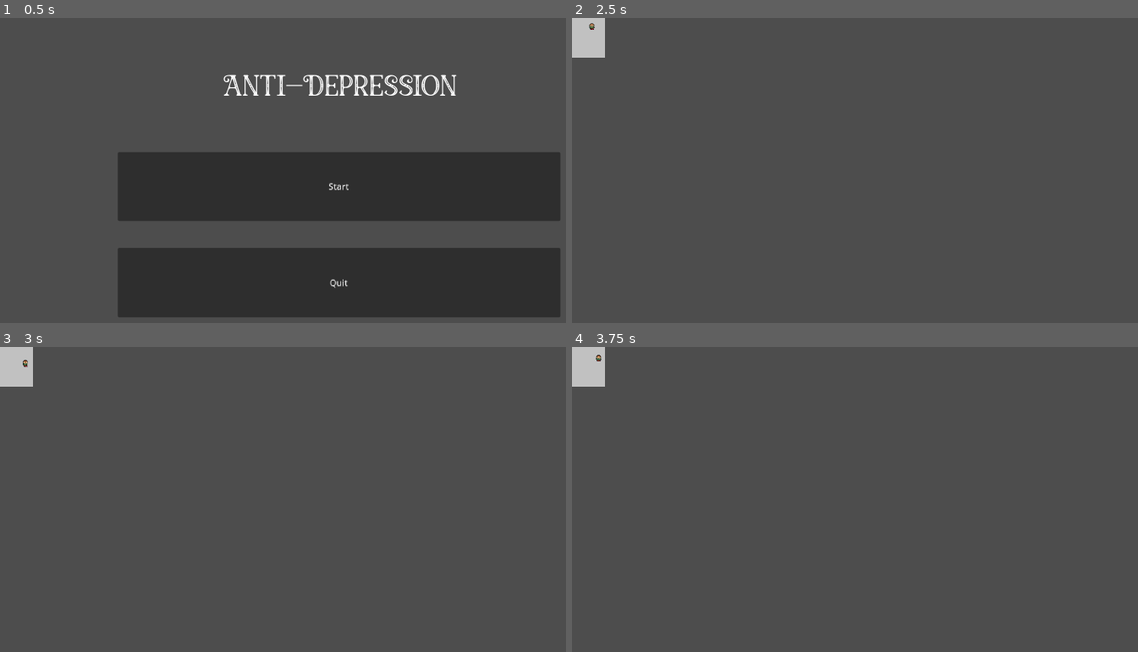
Above: before the commit, frames 1-4 (two rows, left to right).
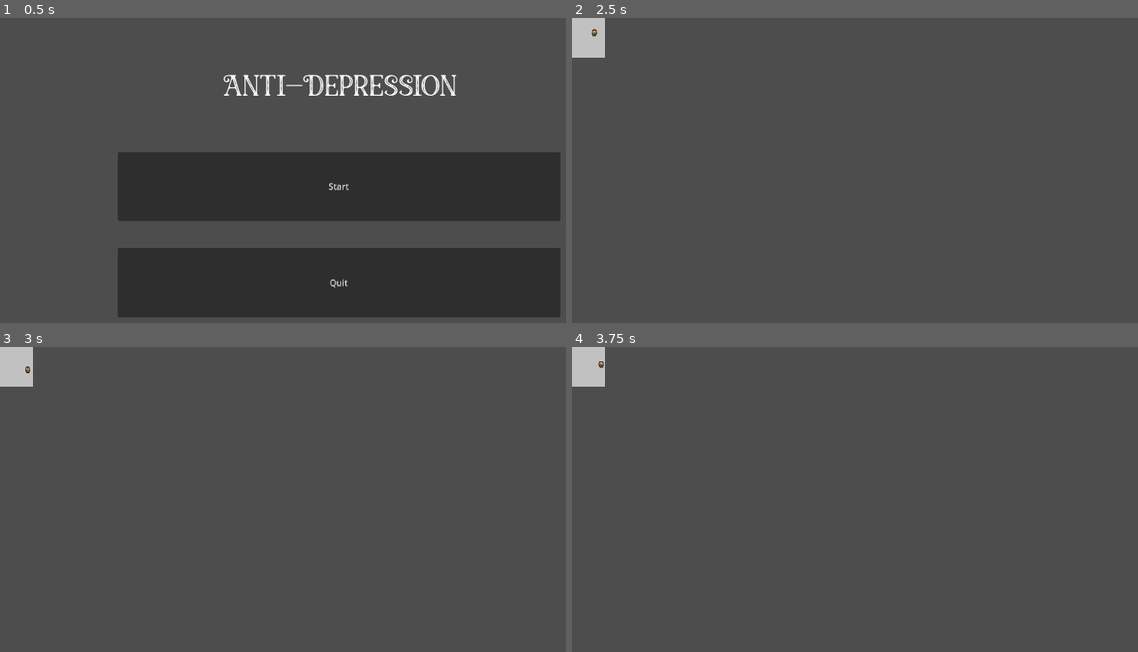
Above: after the commit, the same moments.

Repository: TechPowerAwaits/mruhacks-2024
Game: Godot game, scene res://Scenes/Menu.tscn
Same seed, same stepped clock (60 frames per second), same inputs: the game is played once before the commit and once after it.
Inputs:
- Up to frame 1 (0.5 s): no input
- Up to frame 2 (2.5 s): click "Start" at 0.5 s; tap Enter at 1.25 s; hold D (Move right) 1.28-2.03 s; hold S (Move down) from 2.03 s (still down)
- Up to frame 3 (3 s): release S (Move down) at 2.78 s; hold D (Move right) from 2.78 s (still down)
- Up to frame 4 (3.75 s): tap Space at 3.5 s; release D (Move right) at 3.53 s; hold W (Move up) from 3.53 s (still down)

Frame 1 is identical in both runs. In frame 2, less than 0.1% of the frame differs, in the area x 2-5%, y 1-7%; in frame 3, less than 0.1%; in frame 4, less than 0.1%.
Error before the commit: Invalid assignment of property or key 'texture' with value of type 'CompressedTexture2D' on a base object of type 'null instance'. (res://Scenes/Creatures/play…

Commit message:
Fix Player animation

Diff:
--- a/Scenes/Creatures/Player.tscn
+++ b/Scenes/Creatures/Player.tscn
@@ -21,7 +21,7 @@
 "texture": SubResource("AtlasTexture_8b53i")
 }],
 "loop": true,
-"name": &"default",
+"name": &"level1",
 "speed": 2.0
 }]
 
@@ -33,10 +33,11 @@
 script = ExtResource("1_tcq4l")
 
 [node name="AnimatedSprite2D" type="AnimatedSprite2D" parent="."]
-position = Vector2(0, -8)
+position = Vector2(-2, -1)
 sprite_frames = SubResource("SpriteFrames_iqecn")
-frame_progress = 0.0391297
+animation = &"level1"
+centered = false
 
 [node name="CollisionShape2D" type="CollisionShape2D" parent="."]
-position = Vector2(0, -8)
+position = Vector2(6, 8)
 shape = SubResource("CapsuleShape2D_yxine")
--- a/Scenes/Creatures/player.gd
+++ b/Scenes/Creatures/player.gd
@@ -62,9 +62,7 @@
 func set_player_state(value: PlayerType) -> void:
 	match value:
 		PlayerType.LEVEL1:
-			$Sprite2D.texture = L1_IMAGE
-		_:
-			$Sprite2D.texture = FALLBACK_IMAGE
+			$AnimatedSprite2D.play("level1")
 	player_state = value
 
 
